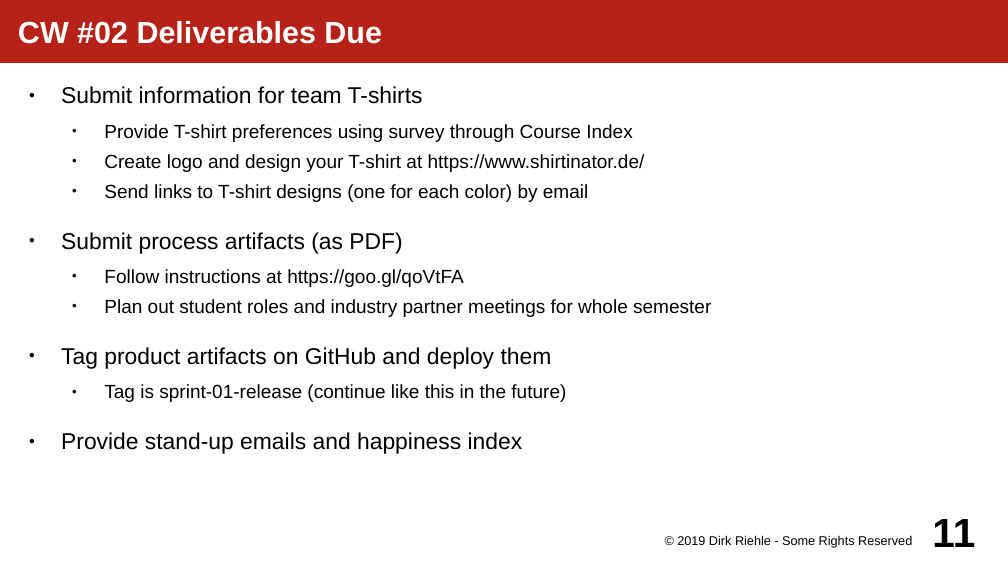
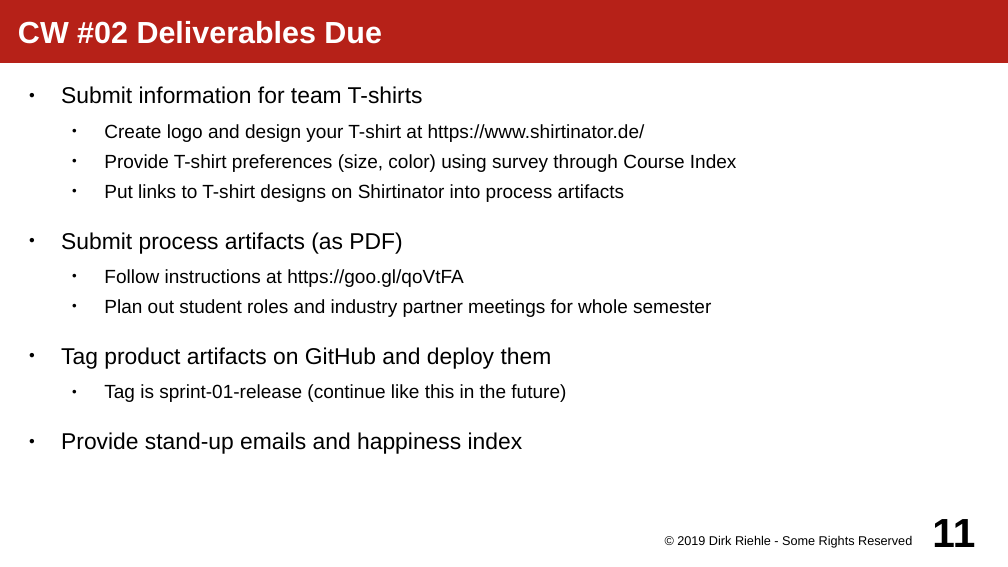
Before and after one commit to dirkriehle/amos-course, a slide deck: slide 11 of Lecture slides/AMOS A02 - Course Schedule.odp. Drawn at 1008x567 pixels with LibreOffice and Linux fonts; fonts in the diff are those of the drawing. Boxes give left, top, right and bottom in pixels: in the first picture for what was removed or moved away, otherwise in the second. Text is boxed around its words. In the diff, an @@ line names an element or a change of style, - is before the commit and + after.

```diff
--- a/Lecture slides/AMOS A02 - Course Schedule.odp
+++ b/Lecture slides/AMOS A02 - Course Schedule.odp
@@ text at bbox=[104, 124, 633, 142]: paragraph removed @@
-  ● Provide T-shirt preferences using survey through Course Index
@@ text at bbox=[104, 154, 737, 202]: text changed @@
-  ● Send links to T-shirt designs (one for each color) by email
+  ● Provide T-shirt preferences (size, color) using survey through Course Index
+  ● Put links to T-shirt designs on Shirtinator into process artifacts
```
Also in this commit, not shown: 1 other slide changed, 2 other files.
